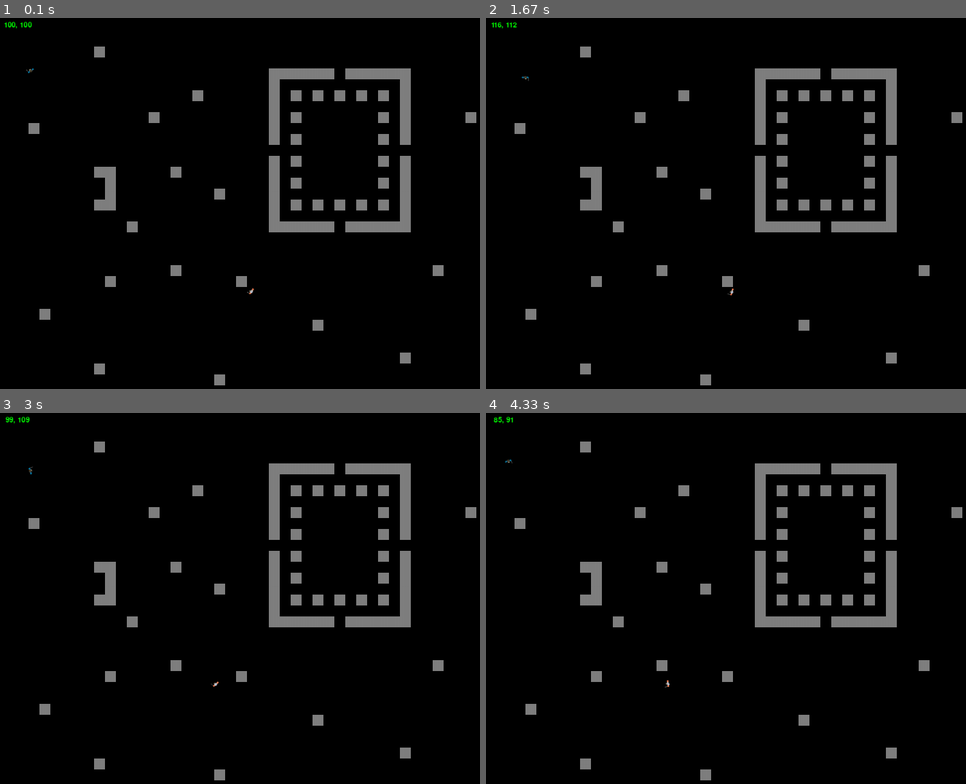
Above: before the commit, frames 1-4 (two rows, left to right).
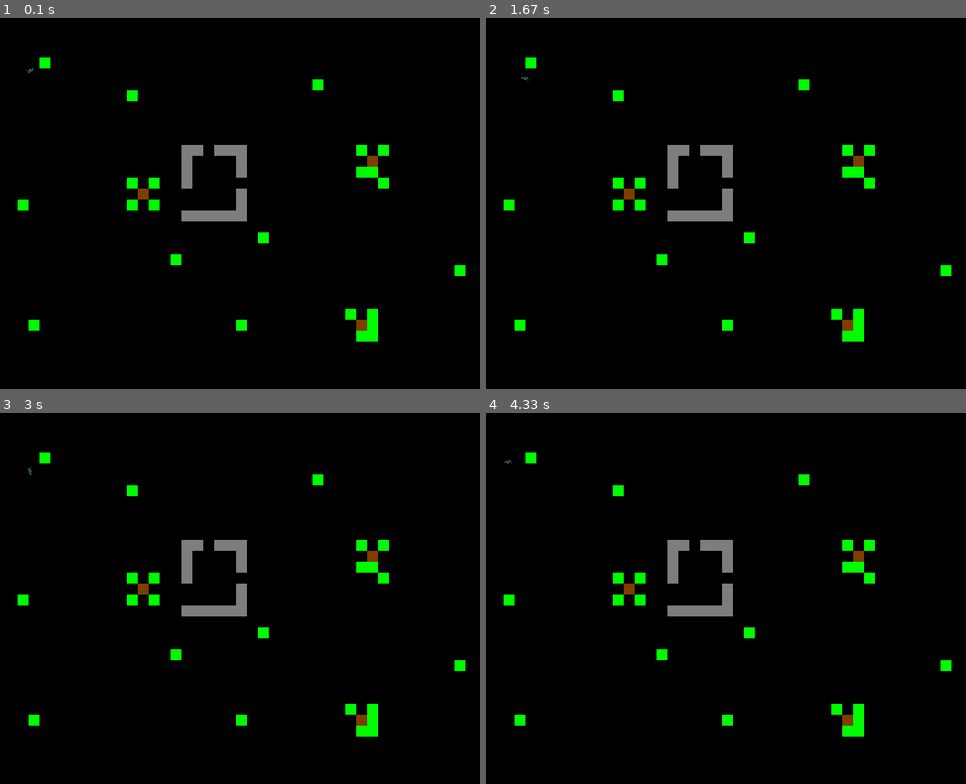
Above: after the commit, the same moments.

Repository: aaron-casper/pygame
Game: pygame game, started from main.py
Same seed, same stepped clock (60 frames per second), same inputs: the game is played once before the commit and once after it.
Inputs:
- Up to frame 1 (0.1 s): no input
- Up to frame 2 (1.67 s): tap S at 0.33 s; hold Right 0.67-1.13 s; hold Up 1.17-1.47 s; hold Right from 1.5 s (still down)
- Up to frame 3 (3 s): release Right at 1.97 s; hold Left 2-2.53 s; hold Down 2.57-2.87 s; hold Left from 2.9 s (still down)
- Up to frame 4 (4.33 s): release Left at 3.3 s; hold Up 3.33-3.7 s; hold Right from 3.73 s (still down)

The runs differ from the first frame. In frame 1, 8.9% of the frame differs, in the area x 0-100%, y 0-100%; in frame 2, 8.9%; in frame 3, 8.9%, in the area x 1-100%, y 0-100%; in frame 4, 8.9%.

Commit message:
Add files via upload
added tile types, corrected bugs, etc
now in color!
tile types all spawn as walls still (need to define terrain tile class)

Diff:
--- a/main.py
+++ b/main.py
@@ -28,7 +28,10 @@
 GREY = (128,128,128)
 RED = (255,0,0)
 GREEN = (0,255,0)
+BROWN = (128,64,0)
 BLUE = (0,0,255)
+YELLOW = (128,128,0)
+PURPLE = (255,0,255)
 screen = pygame.display.set_mode((SCREEN_WIDTH, SCREEN_HEIGHT))
 pygame.display.set_caption("tile_engine")
 
@@ -45,12 +48,27 @@
 mapID = 1
 #game classes and code
 class wall(pygame.sprite.Sprite):
-    def __init__(self,tileposx,tileposy):
+    def __init__(self,tileposx,tileposy,tileType):
         pygame.sprite.Sprite.__init__(self)
         self.image = pygame.Surface([20,20])
         self.image.fill((128,128,128))
         self.x = tileposx
         self.y = tileposy
+        self.tileType = tileType
+        if self.tileType == 1:
+            self.image.fill(GREY)
+        elif self.tileType == 2:
+            self.image.fill(GREEN)
+        elif self.tileType == 3:
+            self.image.fill(BROWN)
+        elif self.tileType == 4:
+            self.image.fill(WHITE)
+        elif self.tileType == 5:
+            self.image.fill(YELLOW)
+        elif self.tileType == 6:
+            self.image.fill(PURPLE)
+        else:
+            self.image.fill(RED)
         self.rect = pygame.Rect([self.x,self.y,20,20])
 
 
@@ -60,15 +78,16 @@
 
 PlayerOne = playerChar.player(100,100,0)
 all_players.add(PlayerOne)
-randomMonster = monsters.randomMonster(500,500,0)
-all_monsters.add(randomMonster)
+#randomMonster = monsters.randomMonster(500,500,0)
+#all_monsters.add(randomMonster)
 
 
 levelData = maps.loadMap(PlayerOne.mapID)
 for item in levelData:
     x = item[0]
     y = item[1]
-    all_walls.add(wall(x,y))
+    tileType = item[2]
+    all_walls.add(wall(x,y,tileType))
 
 while True:
     if PlayerOne.mapID != mapID:
@@ -79,22 +98,23 @@
         for item in levelData:
             x = item[0]
             y = item[1]
+            tileSet = item[2]
             #print(x)
             #print(y)
-            all_walls.add(wall(x,y))
-    numText = basicfont.render(str(int(PlayerOne.x)) + ", " + str(int(PlayerOne.y)),True,GREEN)
-    numTextRect = numText.get_rect()
-    numTextRect.center = (80,20)
+            all_walls.add(wall(x,y,tileSet))
+    #numText = basicfont.render(str(int(PlayerOne.x)) + ", " + str(int(PlayerOne.y)),True,GREEN)
+    #numTextRect = numText.get_rect()
+   # numTextRect.center = (80,20)
     screen.fill((0,0,0))
     for block in all_walls:
         PlayerOne.checkHit(block.rect)
-        randomMonster.checkHit(block.rect)
+        #randomMonster.checkHit(block.rect)
     for monster in all_monsters:
         PlayerOne.checkHit(monster.rect)
     keyinput.update(PlayerOne)
     PlayerOne.update(PlayerOne.speed,PlayerOne.angle)
-    randomMonster.update(randomMonster.speed,randomMonster.angle)
-    screen.blit(numText,numTextRect)
+    #randomMonster.update(randomMonster.speed,randomMonster.angle)
+    #screen.blit(numText,numTextRect)
     all_walls.draw(screen)
     all_monsters.draw(screen)
     all_players.draw(screen)
--- a/map_editor.py
+++ b/map_editor.py
@@ -16,7 +16,7 @@
                 );"""
 cur = conn.cursor()
 cur.execute(sqlCreate)
-conn.close()
+
 pygame.init()
 
 SCREEN_WIDTH = 1000
@@ -30,17 +30,36 @@
 WHITE = (255,255,255)
 GREY = (128,128,128)
 RED = (255,0,0)
+DARKRED = (128,0,0)
 GREEN = (0,255,0)
+BROWN = (128,64,0)
 BLUE = (0,0,255)
+YELLOW = (255,255,0)
+PURPLE = (255,0,255)
 gridSize = 20
 
 class wall(pygame.sprite.Sprite):
-    def __init__(self,tileposx,tileposy):
+    def __init__(self,tileposx,tileposy,tileType):
         pygame.sprite.Sprite.__init__(self)
         self.image = pygame.Surface([gridSize,gridSize])
-        self.image.fill((128,128,128))
+        self.tileType = tileType
+        if self.tileType == 1:
+            self.image.fill(GREY)
+        elif self.tileType == 2:
+            self.image.fill(GREEN)
+        elif self.tileType == 3:
+            self.image.fill(BROWN)
+        elif self.tileType == 4:
+            self.image.fill(WHITE)
+        elif self.tileType == 5:
+            self.image.fill(YELLOW)
+        elif self.tileType == 6:
+            self.image.fill(PURPLE)
+        else:
+            self.image.fill(RED)
         self.x = tileposx
         self.y = tileposy
+
         self.rect = pygame.Rect([self.x,self.y,gridSize,gridSize])
         all_walls.add(self)
 
@@ -73,10 +92,12 @@
 conn = sqlite3.connect(database)
 cur = conn.cursor()
 levelData = maps.loadMap(mapID)
+tileType = 1
 for item in levelData:
     x = item[0]
     y = item[1]
-    all_walls.add(wall(x,y))
+    tileType = item[2]
+    all_walls.add(wall(x,y,tileType))
 
 while True:
     events = pygame.event.get()
@@ -95,9 +116,10 @@
                 for item in levelData:
                     x = item[0]
                     y = item[1]
-                    #print(x)
-                    #print(y)
-                    all_walls.add(wall(x,y))
+                    color = item[2]
+                    #print(x)
+                    #print(y)
+                    all_walls.add(wall(x,y,color))
             if event.key == 100:
                 mapID = mapID + 1000
                 for item in all_walls:
@@ -106,9 +128,10 @@
                 for item in levelData:
                     x = item[0]
                     y = item[1]
-                    #print(x)
-                    #print(y)
-                    all_walls.add(wall(x,y))
+                    color = item[2]
+                    #print(x)
+                    #print(y)
+                    all_walls.add(wall(x,y,color))
             if event.key == 115:
                 mapID = mapID - 1
                 for item in all_walls:
@@ -117,9 +140,10 @@
                 for item in levelData:
                     x = item[0]
                     y = item[1]
-                    #print(x)
-                    #print(y)
-                    all_walls.add(wall(x,y))
+                    color = item[2]
+                    #print(x)
+                    #print(y)
+                    all_walls.add(wall(x,y,color))
             if event.key == 97:
                 mapID = mapID - 1000
                 for item in all_walls:
@@ -128,9 +152,10 @@
                 for item in levelData:
                     x = item[0]
                     y = item[1]
-                    #print(x)
-                    #print(y)
-                    all_walls.add(wall(x,y))
+                    color = item[2]
+                    #print(x)
+                    #print(y)
+                    all_walls.add(wall(x,y,color))
         if event.type == pygame.MOUSEMOTION:
             pos = pygame.mouse.get_pos()
             snap_coord = snapToGrid(pos)
@@ -141,39 +166,21 @@
         if event.type == pygame.MOUSEBUTTONDOWN:
             #print(str(event.button) + " DOWN")
             if event.button == 1:
-                wall(snap_coord[0],snap_coord[1])
+                wall(snap_coord[0],snap_coord[1],tileType)
             if event.button == 3:
                 for item in all_walls:
                     if item.x == snap_coord[0] and item.y == snap_coord[1]:
                         item.kill()
             if event.button == 4:
-                for item in all_walls:
-                    item.kill()
-                mapID = mapID - 1
-                if mapID < 1:
-                    mapID = 1
-                levelData = maps.loadMap(mapID)
-                for item in levelData:
-                    x = item[0]
-                    y = item[1]
-                   # print(x)
-                    #print(y)
-                    all_walls.add(wall(x,y))
+                tileType = tileType - 1
+                if tileType < 1:
+                    tileType = 1
             if event.button == 5:
-                for item in all_walls:
-                    item.kill()
-                mapID = mapID + 1
-                levelData = maps.loadMap(mapID)
-                for item in levelData:
-                    x = item[0]
-                    y = item[1]
-                   # print(x)
-                   # print(y)
-                    all_walls.add(wall(x,y))
+                tileType = tileType + 1
             if event.button == 2:
                 levelData = ""
                 for item in all_walls:
-                    levelData = levelData + (str(item.x) + "," + str(item.y) + "|")
+                    levelData = levelData + (str(item.x) + "," + str(item.y) + "," + str(item.tileType) + "|")
                     conn = sqlite3.connect(database)
                     cur = conn.cursor()
                 try:
@@ -183,12 +190,14 @@
                     sqlInsert = "UPDATE levels SET levelData = '" + str(levelData) + "' WHERE mapID = " + str(mapID) + ";"
                     cur.execute(sqlInsert)
                 conn.commit()
-                conn.close()
+
             #if event.type == pygame.MOUSEBUTTONUP:
             #print(str(event.button) + " UP")
     pygame.event.pump()
     pressed = pygame.key.get_pressed()
     if pressed[pygame.K_ESCAPE]:
+        conn.commit()
+        conn.close()
         pygame.quit()
         quit()
         sys.quit()
@@ -205,7 +214,7 @@
      #   mapID = mapID + 1
 
 
-    numText = basicfont.render("Map #: " + str(mapID),True,GREEN)
+    numText = basicfont.render("tileType: " + str(tileType),True,GREEN)
     numTextRect = numText.get_rect()
     numTextRect.center = (30,20)
 
@@ -234,6 +243,22 @@
     screen.blit(Stext,StextRect)
     screen.blit(Wtext,WtextRect)
     screen.blit(numText,numTextRect)
-    pygame.draw.circle(screen,RED,[mouse_x,mouse_y],3,3)
+    if tileType == 1:
+        pygame.draw.circle(screen,GREY,[mouse_x,mouse_y],10,0)
+    elif tileType == 2:
+        pygame.draw.circle(screen,GREEN,[mouse_x,mouse_y],10,0)
+    elif tileType == 3:
+        pygame.draw.circle(screen,BROWN,[mouse_x,mouse_y],10,0)
+    elif tileType == 4:
+        pygame.draw.circle(screen,WHITE,[mouse_x,mouse_y],10,0)
+    elif tileType == 5:
+        pygame.draw.circle(screen,YELLOW,[mouse_x,mouse_y],10,0)
+    elif tileType == 6:
+        pygame.draw.circle(screen,PURPLE,[mouse_x,mouse_y],10,0)
+    else:
+        pygame.draw.circle(screen,RED,[mouse_x,mouse_y],10,0)
+        if tileType > 7:
+            tileType = 7
+    pygame.draw.circle(screen,DARKRED,[mouse_x,mouse_y],10,1)
     pygame.display.flip()
     clock.tick(60)
--- a/maps.py
+++ b/maps.py
@@ -23,7 +23,10 @@
                     coordPair = coordPair.split(',')
                     x = int(coordPair[0])
                     y = int(coordPair[1])
-                    new_walls.append((x,y))
+                    tileType = int(coordPair[2])
+                    print(coordPair)
+                    #tileType = int(coordPair[2])
+                    new_walls.append((x,y,tileType))
 
     return(new_walls)
     #print(all_walls)
Binary file changed: maps.db
